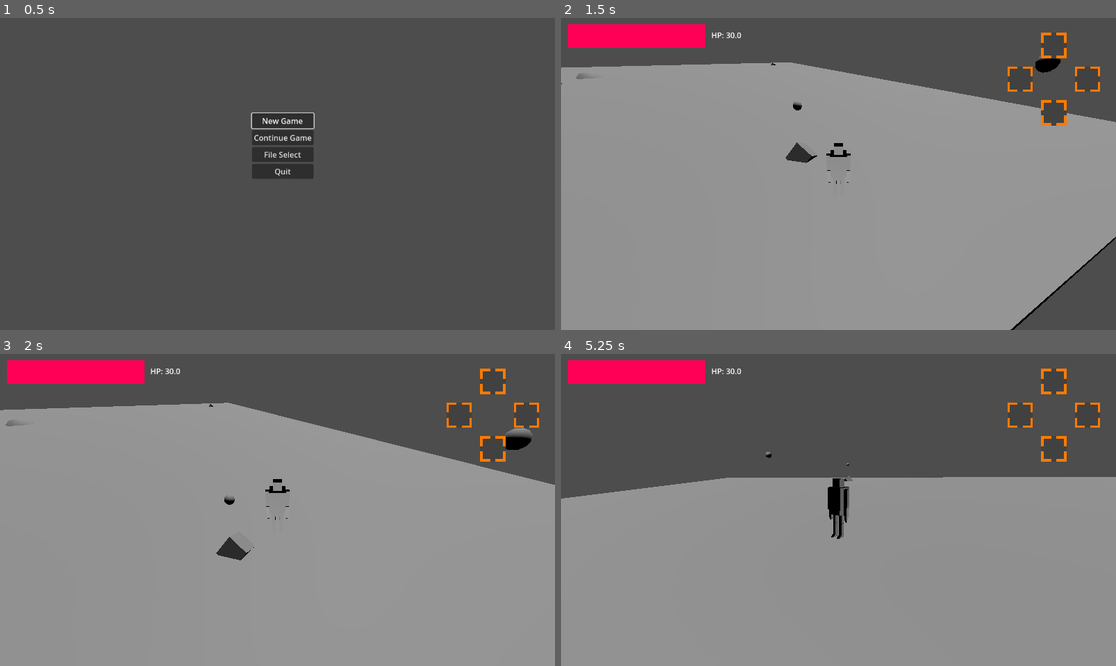
Above: before the commit, frames 1-4 (two rows, left to right).
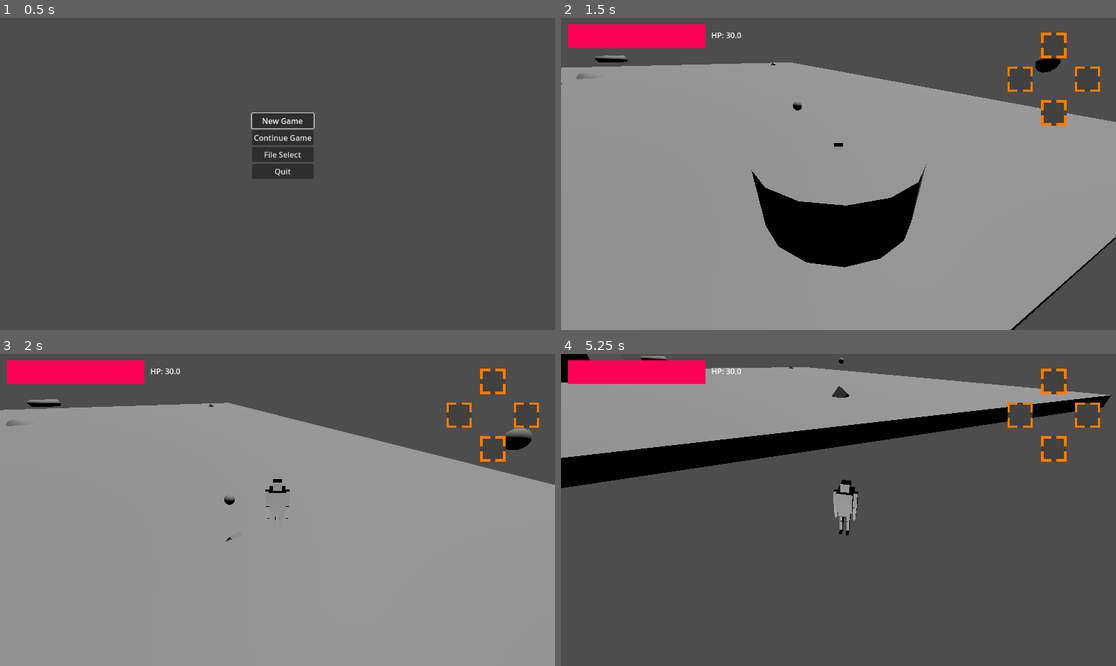
Above: after the commit, the same moments.

Repository: stron1le/MVM28
Game: Godot game, scene res://Scenes/start_screen.tscn
Same seed, same stepped clock (60 frames per second), same inputs: the game is played once before the commit and once after it.
Inputs (mouse positions are in pixels of both pictures, inside the frame that each line leads up to):
- Up to frame 1 (0.5 s): no input
- Up to frame 2 (1.5 s): click "New Game" at 0.5 s; tap Enter at 1.25 s; move the mouse to (866, 174) at 1.27 s; hold W (ForwardAxisNegative) from 1.28 s (still down); click (866, 174) at 1.35 s
- Up to frame 3 (2 s): keep holding W (ForwardAxisNegative); tap Space (Jump) at 1.52 s; tap Middle mouse button (Attack, bound only before the commit) at 1.55 s
- Up to frame 4 (5.25 s): move the mouse to (810, 510) at 2.02 s; tap Middle mouse button (Attack, bound only before the commit) at 2.1, 3.8, 4.35 s; tap Space (Jump) at 2.27, 3.77, 4.52 s; right-click (810, 510) at 2.3 s; move the mouse to (849, 503) at 2.77 s; right-click (849, 503) at 2.85 s; click (849, 503) at 3.05 s; move the mouse to (832, 516) at 3.52 s; click (832, 516) at 3.6 s; move the mouse to (877, 513) at 4.27 s; right-click (877, 513) at 4.55 s; tap Escape (ui_cancel) at 4.9 s; move the mouse to (672, 463) at 5.02 s; release W (ForwardAxisNegative) at 5.03 s; hold 1 (ShoulderLeft, bound only after the commit) from 5.03 s (still down); tap Left (HorizontalAxisNegative) at 5.1 s

Frame 1 is identical in both runs. In frame 2, 5.4% of the frame differs, in the area x 6-66%, y 12-80%; in frame 3, 0.3%; in frame 4, 81%, in the area x 0-100%, y 0-100%.

Commit message:
Action Item Remapping.
Made changes to add keyboard controls to the game. Also made changes to the action buttons to 1. allow you to remap items to the slots, and 2. makes them show the icon of the current action item assigned to them. This is done through the use of an 'actionItemChange' signal. Admittedly, the controls may be getting a bit busy or cumbersome for mouse and keyboard, I may need to add a button to rotate the camera 'horizontally'.

Diff:
--- /dev/null
+++ b/mvm28/Scenes/test_attack.tscn
@@ -0,0 +1,26 @@
+[gd_scene load_steps=3 format=3 uid="uid://3fwhfs8mvtgy"]
+
+[ext_resource type="Script" uid="uid://dm28ilgrmr3o" path="res://Scripts/test_attack.gd" id="1_o2nol"]
+
+[sub_resource type="CylinderShape3D" id="CylinderShape3D_424uh"]
+radius = 2.5
+
+[node name="TestAttack" type="Area3D"]
+collision_mask = 3
+script = ExtResource("1_o2nol")
+
+[node name="CollisionShape3D" type="CollisionShape3D" parent="."]
+transform = Transform3D(1, 0, 0, 0, 1, 0, 0, 0, 1, 0, 0, -0.016449)
+shape = SubResource("CylinderShape3D_424uh")
+
+[node name="CSGCylinder3D" type="CSGCylinder3D" parent="."]
+radius = 2.5
+sides = 16
+
+[node name="Timer" type="Timer" parent="."]
+one_shot = true
+autostart = true
+
+[connection signal="body_entered" from="." to="." method="_on_body_entered"]
+[connection signal="hitObject" from="." to="." method="_on_hit_object"]
+[connection signal="timeout" from="Timer" to="." method="_on_timer_timeout"]
--- a/mvm28/Scenes/test_character.tscn
+++ b/mvm28/Scenes/test_character.tscn
@@ -6,9 +6,6 @@
 [ext_resource type="PackedScene" uid="uid://bro3q448jh6qc" path="res://Scenes/health_bar.tscn" id="4_h7y0j"]
 [ext_resource type="Texture2D" uid="uid://d1ip7p8pyhfrf" path="res://PNGs/ItemHolder.png" id="5_pwth5"]
 [ext_resource type="Script" uid="uid://id52bnx5n2m5" path="res://Scripts/ActionButton.gd" id="6_mgxxk"]
-[ext_resource type="Resource" uid="uid://bp7erkld56ngj" path="res://Items/TestDamage.tres" id="7_co0b2"]
-[ext_resource type="Resource" uid="uid://bhfmj7svhbnt2" path="res://Items/TestHeal.tres" id="8_lvkcq"]
-[ext_resource type="Resource" uid="uid://bq70rqinnxq4o" path="res://Items/WeaponItem/DefaultWeapon.tres" id="9_lvkcq"]
 [ext_resource type="PackedScene" uid="uid://cvvol0lf73y17" path="res://Models/ThirdTestCharacter.glb" id="10_olav4"]
 
 [sub_resource type="CylinderShape3D" id="CylinderShape3D_mii0h"]
@@ -52,7 +49,15 @@
 texture = ExtResource("5_pwth5")
 expand_mode = 1
 script = ExtResource("6_mgxxk")
-currentItem = ExtResource("7_co0b2")
+mappedButton = 2
+
+[node name="IconTexture" type="TextureRect" parent="Control/ActionButton 1"]
+layout_mode = 0
+offset_left = 6.0
+offset_top = 6.0
+offset_right = 46.0
+offset_bottom = 46.0
+expand_mode = 1
 
 [node name="ActionButton 2" type="TextureRect" parent="Control"]
 layout_mode = 0
@@ -62,8 +67,14 @@
 texture = ExtResource("5_pwth5")
 expand_mode = 1
 script = ExtResource("6_mgxxk")
-currentItem = ExtResource("8_lvkcq")
-mappedButton = 1
+mappedButton = 4
+
+[node name="IconTexture" type="TextureRect" parent="Control/ActionButton 2"]
+offset_left = 6.0
+offset_top = 6.0
+offset_right = 46.0
+offset_bottom = 46.0
+expand_mode = 1
 
 [node name="ActionButton 3" type="TextureRect" parent="Control"]
 layout_mode = 0
@@ -73,8 +84,14 @@
 texture = ExtResource("5_pwth5")
 expand_mode = 1
 script = ExtResource("6_mgxxk")
-currentItem = ExtResource("9_lvkcq")
-mappedButton = 2
+mappedButton = 1
+
+[node name="IconTexture" type="TextureRect" parent="Control/ActionButton 3"]
+offset_left = 6.0
+offset_top = 6.0
+offset_right = 46.0
+offset_bottom = 46.0
+expand_mode = 1
 
 [node name="ActionButton 4" type="TextureRect" parent="Control"]
 layout_mode = 0
@@ -84,7 +101,14 @@
 texture = ExtResource("5_pwth5")
 expand_mode = 1
 script = ExtResource("6_mgxxk")
-mappedButton = 2
+mappedButton = 3
+
+[node name="IconTexture" type="TextureRect" parent="Control/ActionButton 4"]
+offset_left = 6.0
+offset_top = 6.0
+offset_right = 46.0
+offset_bottom = 46.0
+expand_mode = 1
 
 [node name="ThirdTestCharacter" parent="." instance=ExtResource("10_olav4")]
 transform = Transform3D(-0.2, 0, -1.74846e-08, 0, 0.2, 0, 1.74846e-08, 0, -0.2, 0, 0, 0)
--- /dev/null
+++ b/mvm28/Scenes/test_enemy.tscn
@@ -0,0 +1,21 @@
+[gd_scene load_steps=4 format=3 uid="uid://fhp87gasefrq"]
+
+[ext_resource type="Script" uid="uid://cksl156vwerw2" path="res://Scripts/test_enemy.gd" id="1_r1vdb"]
+[ext_resource type="PackedScene" uid="uid://ddfaeome8lgwj" path="res://Scenes/lock_on_target.tscn" id="2_bs22l"]
+
+[sub_resource type="CylinderShape3D" id="CylinderShape3D_b4xnx"]
+height = 0.408569
+radius = 0.961914
+
+[node name="TestEnemy" type="RigidBody3D" groups=["Enemy"]]
+gravity_scale = 0.0
+script = ExtResource("1_r1vdb")
+
+[node name="CSGTorus3D" type="CSGTorus3D" parent="."]
+transform = Transform3D(3, 0, 0, 0, 3, 0, 0, 0, 3, 0, 0, 0)
+
+[node name="CollisionShape3D" type="CollisionShape3D" parent="."]
+transform = Transform3D(3, 0, 0, 0, 3, 0, 0, 0, 3, 0, -0.00848389, 0)
+shape = SubResource("CylinderShape3D_b4xnx")
+
+[node name="LockOnTarget" parent="." instance=ExtResource("2_bs22l")]
--- a/mvm28/Scenes/test_room.tscn
+++ b/mvm28/Scenes/test_room.tscn
@@ -1,7 +1,8 @@
-[gd_scene load_steps=5 format=3 uid="uid://bewbtejyphgkr"]
+[gd_scene load_steps=6 format=3 uid="uid://bewbtejyphgkr"]
 
 [ext_resource type="PackedScene" uid="uid://ddfaeome8lgwj" path="res://Scenes/lock_on_target.tscn" id="2_6idp7"]
 [ext_resource type="PackedScene" uid="uid://b16okbm7tst43" path="res://Scenes/save_crystal.tscn" id="3_arrdh"]
+[ext_resource type="PackedScene" uid="uid://fhp87gasefrq" path="res://Scenes/test_enemy.tscn" id="3_rx0dc"]
 
 [sub_resource type="ConcavePolygonShape3D" id="ConcavePolygonShape3D_oqbmf"]
 data = PackedVector3Array(-50, -1, 50, -2.04065, -1, -9.46019, -2.35634, -1, -10.6384, 1.17817, -1, -12.679, 50, -1, -5 …(14287 unchanged characters)…
@@ -45,7 +46,7 @@
 
 [node name="CSGSphere3D2" type="CSGSphere3D" parent="SaveCrystal2/LockOnTarget"]
 
-[node name="StaticBody3D2" type="StaticBody3D" parent="."]
+[node name="StaticBody3D2" type="StaticBody3D" parent="." groups=["Enemy"]]
 collision_layer = 2
 
 [node name="CollisionShape3D" type="CollisionShape3D" parent="StaticBody3D2"]
@@ -55,3 +56,7 @@
 [node name="CSGBox3D" type="CSGBox3D" parent="StaticBody3D2"]
 transform = Transform3D(1, 0, 0, 0, 1, 0, 0, 0, 1, -6.7644, 1.68695, 5.78412)
 size = Vector3(14.5288, 4.3739, 12.5682)
+
+[node name="TestEnemy" parent="." instance=ExtResource("3_rx0dc")]
+transform = Transform3D(1, 0, 0, 0, 1, 0, 0, 0, 1, 0, 2.75596, -24.6803)
+collision_layer = 2
--- a/mvm28/Scripts/ActionButton.gd
+++ b/mvm28/Scripts/ActionButton.gd
@@ -1,7 +1,11 @@
 extends TextureRect
 @export var currentItem:Item;
 @export var mappedButton:BUTTONACKNOWLEDGEMENT;
-enum BUTTONACKNOWLEDGEMENT {SHOULDERLEFT,SHOULDERRIGHT,TRIGGERLEFT}
+enum BUTTONACKNOWLEDGEMENT {SHOULDERLEFT=1,SHOULDERRIGHT=2,TRIGGERLEFT=3,TRIGGERRIGHT=4}
+func _ready():
+	await get_tree().process_frame
+	PlayerCharacter.singleton.actionItemChange.connect(updateContents)
+	updateContents();
 func _process(delta):
 	if (!Globals.paused and currentItem and Input.is_action_just_pressed(inputConvert())):
 		currentItem.use();
@@ -17,3 +21,14 @@
 			return "TriggerRight";
 func set_item(item:Item):
 	currentItem=item;
+func updateContents():
+	match(mappedButton):
+		BUTTONACKNOWLEDGEMENT.SHOULDERLEFT:
+			set_item(PlayerCharacter.singleton.ActionItem1);
+		BUTTONACKNOWLEDGEMENT.SHOULDERRIGHT:
+			set_item(PlayerCharacter.singleton.ActionItem2);
+		BUTTONACKNOWLEDGEMENT.TRIGGERLEFT:
+			set_item(PlayerCharacter.singleton.ActionItem3);
+		_:
+			set_item(PlayerCharacter.singleton.ActionItem4);
+	if (currentItem): $IconTexture.texture=currentItem.icon;
--- a/mvm28/Scripts/SaveHolder.gd
+++ b/mvm28/Scripts/SaveHolder.gd
@@ -14,7 +14,7 @@
 		text="No save";
 		disabled=true;
 func _process(delta):
-	if (has_focus() and Input.is_action_just_pressed("Attack")):
+	if (has_focus() and Input.is_action_just_pressed("FileDelete")):
 		if (GlobalSettings.save_exists(saveId)):
 			GlobalSettings.delete_save(saveId);
 			checkClickable();
--- a/mvm28/Scripts/TwistPivot.gd
+++ b/mvm28/Scripts/TwistPivot.gd
@@ -9,7 +9,7 @@
 func _ready():
 	Input.set_mouse_mode(Input.MOUSE_MODE_CAPTURED);
 func _process(delta):
-	if (Input.is_action_just_pressed("BButtonCharge")):
+	if (Input.is_action_just_pressed("Lockon")):
 		if (lockTarget):
 			removeLock();
 		else:
--- a/mvm28/Scripts/equippable_weapon.gd
+++ b/mvm28/Scripts/equippable_weapon.gd
@@ -1,4 +1,4 @@
 class_name EquippableWeapon extends Node3D
 @export var referenceItem:WeaponItem;
 func use():
-	pass;
+	PlayerCharacter.singleton.makeAttack();
--- a/mvm28/Scripts/inventory_item_slot.gd
+++ b/mvm28/Scripts/inventory_item_slot.gd
@@ -7,11 +7,20 @@
 func setItem(itemToShow:Item):
 	self.itemToShow=itemToShow;
 	setIcon(itemToShow.icon);
-func process():
-	if (highlighted) and Input.is_action_just_pressed("ShoulderLeft"):
-		print('yes');
-
-
+func _process(delta):
+	if (highlighted):
+		if (Input.is_action_just_pressed("ShoulderLeft")):
+			PlayerCharacter.singleton.ActionItem1=itemToShow;
+			PlayerCharacter.singleton.actionItemChange.emit();
+		elif (Input.is_action_just_pressed("ShoulderRight")):
+			PlayerCharacter.singleton.ActionItem2=itemToShow;
+			PlayerCharacter.singleton.actionItemChange.emit();
+		elif (Input.is_action_just_pressed("TriggerLeft")):
+			PlayerCharacter.singleton.ActionItem3=itemToShow;
+			PlayerCharacter.singleton.actionItemChange.emit();
+		elif (Input.is_action_just_pressed("TriggerRight")):
+			PlayerCharacter.singleton.ActionItem4=itemToShow;
+			PlayerCharacter.singleton.actionItemChange.emit();
 func _on_mouse_entered():
 	emit_signal("was_highlighted",self);
 	grab_focus();
--- a/mvm28/Scripts/start_screen.gd
+++ b/mvm28/Scripts/start_screen.gd
@@ -49,6 +49,6 @@
 	$FileSelectMenu.visible=false;
 	fileSelectButton.grab_focus();
 func _process(delta):
-	if (Input.is_action_just_pressed("BButtonCharge")):
+	if (Input.is_action_just_pressed("ui_cancel")):
 		if (!$MainStart.visible):
 			openMainMenu();
--- /dev/null
+++ b/mvm28/Scripts/test_attack.gd
@@ -0,0 +1,28 @@
+extends Area3D
+signal hitObject;
+func _process(delta):
+	if (Globals.paused):
+		$Timer.paused=true;
+	else:
+		$Timer.paused=false;
+func _on_body_entered(body):
+	var x = body as Node3D;;
+	if (x.is_in_group("Enemy")):
+		emit_signal("hitObject",body);
+		print("enteredbody");
+
+	pass # Replace with function body.
+
+
+func _on_hit_object(body):
+	if (PlayerCharacter.singleton.currentState==PlayerCharacter.PLAYERSTATE.ACT_JUMP):
+		PlayerCharacter.singleton.velocity.y=8;
+		PlayerCharacter.singleton.currentState=PlayerCharacter.PLAYERSTATE.ACT_JUMP;
+	if ("health" in body):
+		body.health-=1;
+	pass # Replace with function body.
+
+
+func _on_timer_timeout():
+	queue_free();
+	pass # Replace with function body.
--- a/mvm28/Scripts/test_character.gd
+++ b/mvm28/Scripts/test_character.gd
@@ -16,7 +16,7 @@
 const STRAIN_FORWARD_FACTOR=1.5;
 const DRAG_EXCESS_FORWARD_FACTOR=1.0;
 const DRAG_EXCESS_BACKWARD_FACTOR=2.0;
-enum PLAYERSTATE {ACT_STANDING=0x0, ACT_WALKING=0x1, ACT_RUNNING=0x2, ACT_BRAKING=0x3,ACT_JUMP=0x4,ACT_GREATSWORD_WALK,ACT_GREATSWORD_SWING,ACT_TEST}
+enum PLAYERSTATE {ACT_STANDING=0x0, ACT_WALKING=0x1, ACT_RUNNING=0x2, ACT_BRAKING=0x3,ACT_JUMP=0x4,ACT_GREATSWORD_WALK,ACT_GREATSWORD_SWING,ACT_TEST,ACT_LEDGE_GRAB}
 @export var currentState:PLAYERSTATE=PLAYERSTATE.ACT_STANDING;
 var prevAngle;
 @export var forwardVel:float=0;
@@ -28,7 +28,12 @@
 var maxHP=30;
 var HP=30;
 signal HPAdjust;
+signal actionItemChange;
 static var singleton;
+var ActionItem1:Item;
+var ActionItem2:Item;
+var ActionItem3:Item;
+var ActionItem4:Item;
 @export var rightHand:Node3D;
 func _ready():
 	singleton=self;
@@ -40,6 +45,8 @@
 	if (Input.is_action_just_pressed("Pause")):
 		Globals.paused=!Globals.paused;
 		$PauseMenu.visible=!$PauseMenu.visible;
+	if (Input.is_action_just_pressed("Attack")):
+		makeAttack();
 func _physics_process(delta):
 	if (Globals.paused):
 		return;
@@ -116,6 +123,7 @@
 	if (forwardVel==0):
 		currentState = PLAYERSTATE.ACT_STANDING;
 	check_common_exits();
+
 func check_common_exits():
 	var movementVector = Input.get_vector("HorizontalAxisNegative","HorizontalAxisPositive","ForwardAxisNegative","ForwardAxisPositive");
 	var intendedMagnitude=movementVector.length();
@@ -245,3 +253,8 @@
 func get_debug_properties():
 	var propertiesDict={"ForwardVel":func():return forwardVel,"Velocity":func():return velocity, "Current State":func():re …(334 unchanged characters)…
 	return propertiesDict;
+func makeAttack():
+	var newAttackScene = load("res://Scenes/test_attack.tscn") as PackedScene;
+	var newAttack=newAttackScene.instantiate();
+	get_tree().root.add_child(newAttack);
+	newAttack.global_position=global_position+0.5*$CollisionShape3D.shape.height*transform.basis.y;
--- /dev/null
+++ b/mvm28/Scripts/test_enemy.gd
@@ -0,0 +1,7 @@
+extends RigidBody3D
+var health:float = 10: set = _setHealth;
+func _setHealth(newHealth):
+	health = newHealth;
+	if (health<=0):
+		queue_free();
+	print(health);
--- a/mvm28/project.godot
+++ b/mvm28/project.godot
@@ -92,12 +92,8 @@
 }
 Lockon={
 "deadzone": 0.2,
-"events": [Object(InputEventJoypadButton,"resource_local_to_scene":false,"resource_name":"","device":-1,"button_index":9,"pressure":0.0,"pressed":true,"script":null)
-]
-}
-BButtonCharge={
-"deadzone": 0.2,
 "events": [Object(InputEventJoypadButton,"resource_local_to_scene":false,"resource_name":"","device":-1,"button_index":1,"pressure":0.0,"pressed":true,"script":null)
+, Object(InputEventMouseButton,"resource_local_to_scene":false,"resource_name":"","device":-1,"window_id":0,"alt_pressed":false,"shift_pressed":false,"ctrl_pressed":false,"meta_pressed":false,"button_mask":0,"position":Vector2(0, 0),"global_position":Vector2(0, 0),"factor":1.0,"button_index":2,"canceled":false,"pressed":false,"double_click":false,"script":null)
 ]
 }
 TurnCameraRightController={
@@ -123,27 +119,43 @@
 Attack={
 "deadzone": 0.2,
 "events": [Object(InputEventJoypadButton,"resource_local_to_scene":false,"resource_name":"","device":-1,"button_index":2,"pressure":0.0,"pressed":true,"script":null)
-, Object(InputEventMouseButton,"resource_local_to_scene":fal …(106 unchanged characters)… alse,"meta_pressed":false,"button_mask":0,"position":Vector2(0, 0),"global_position":Vector2(0, 0),"factor":1.0,"button_index":3,"canceled":false,"pressed":false,"double_click":false,"script":null)
+, Object(InputEventMouseButton,"resource_local_to_scene":fal …(106 unchanged characters)… alse,"meta_pressed":false,"button_mask":1,"position":Vector2(410, 13),"global_position":Vector2(419, 61),"factor":1.0,"button_index":1,"canceled":false,"pressed":true,"double_click":false,"script":null)
 ]
 }
 ShoulderLeft={
 "deadzone": 0.2,
 "events": [Object(InputEventJoypadButton,"resource_local_to_scene":false,"resource_name":"","device":-1,"button_index":9,"pressure":0.0,"pressed":true,"script":null)
+, Object(InputEventKey,"resource_local_to_scene":false,"resource_name":"","device":-1,"window_id":0,"alt_pressed":false,"shift_pressed":false,"ctrl_pressed":false,"meta_pressed":false,"pressed":false,"keycode":0,"physical_keycode":49,"key_label":0,"unicode":49,"location":0,"echo":false,"script":null)
 ]
 }
 TriggerLeft={
 "deadzone": 0.2,
 "events": [Object(InputEventJoypadMotion,"resource_local_to_scene":false,"resource_name":"","device":-1,"axis":4,"axis_value":1.0,"script":null)
+, Object(InputEventKey,"resource_local_to_scene":false,"resource_name":"","device":-1,"window_id":0,"alt_pressed":false,"shift_pressed":false,"ctrl_pressed":false,"meta_pressed":false,"pressed":false,"keycode":0,"physical_keycode":51,"key_label":0,"unicode":51,"location":0,"echo":false,"script":null)
 ]
 }
 ShoulderRight={
 "deadzone": 0.2,
 "events": [Object(InputEventJoypadButton,"resource_local_to_scene":false,"resource_name":"","device":-1,"button_index":10,"pressure":0.0,"pressed":true,"script":null)
+, Object(InputEventKey,"resource_local_to_scene":false,"resource_name":"","device":-1,"window_id":0,"alt_pressed":false,"shift_pressed":false,"ctrl_pressed":false,"meta_pressed":false,"pressed":false,"keycode":0,"physical_keycode":50,"key_label":0,"unicode":50,"location":0,"echo":false,"script":null)
 ]
 }
 TriggerRight={
 "deadzone": 0.2,
 "events": [Object(InputEventJoypadMotion,"resource_local_to_scene":false,"resource_name":"","device":-1,"axis":5,"axis_value":1.0,"script":null)
+, Object(InputEventKey,"resource_local_to_scene":false,"resource_name":"","device":-1,"window_id":0,"alt_pressed":false,"shift_pressed":false,"ctrl_pressed":false,"meta_pressed":false,"pressed":false,"keycode":0,"physical_keycode":52,"key_label":0,"unicode":52,"location":0,"echo":false,"script":null)
+]
+}
+Bbutton={
+"deadzone": 0.2,
+"events": [Object(InputEventJoypadButton,"resource_local_to_scene":false,"resource_name":"","device":-1,"button_index":1,"pressure":0.0,"pressed":false,"script":null)
+, Object(InputEventMouseButton,"resource_local_to_scene":false,"resource_name":"","device":-1,"window_id":0,"alt_pressed":false,"shift_pressed":false,"ctrl_pressed":false,"meta_pressed":false,"button_mask":2,"position":Vector2(423, 20),"global_position":Vector2(432, 68),"factor":1.0,"button_index":2,"canceled":false,"pressed":true,"double_click":false,"script":null)
+]
+}
+FileDelete={
+"deadzone": 0.2,
+"events": [Object(InputEventMouseButton,"resource_local_to_scene":false,"resource_name":"","device":-1,"window_id":0,"alt_pressed":false,"shift_pressed":false,"ctrl_pressed":false,"meta_pressed":false,"button_mask":2,"position":Vector2(389, 14),"global_position":Vector2(398, 62),"factor":1.0,"button_index":2,"canceled":false,"pressed":true,"double_click":false,"script":null)
+, Object(InputEventJoypadButton,"resource_local_to_scene":false,"resource_name":"","device":-1,"button_index":2,"pressure":0.0,"pressed":false,"script":null)
 ]
 }
 
Not shown: 1 places in mvm28/Scenes/test_character.tscn that only renumber resources
Not shown, added: mvm28/Scripts/test_attack.gd.uid
Not shown, added: mvm28/Scripts/test_enemy.gd.uid
